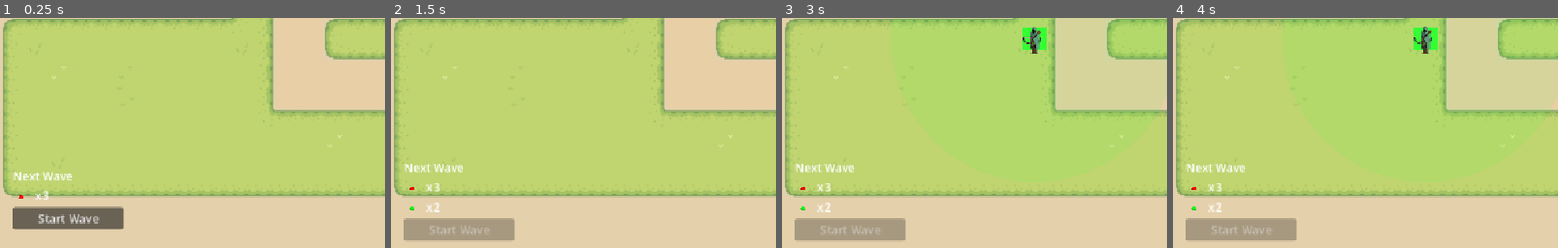
Above: before the commit, frames 1-4 (left to right).
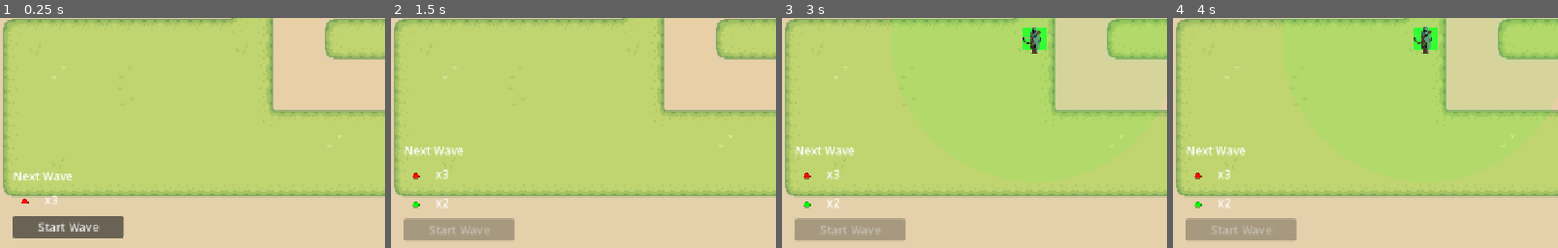
Above: after the commit, the same moments.

Repository: psvm203/rgb-defense
Game: Godot game, scene res://track/track.tscn
The game is run twice, just before and just after one commit, with the same random seed, the same clock (stepped at 60 frames per second) and the same inputs.
Inputs (mouse positions are % of the whole screen's width and height, from its top left):
- Up to frame 1 (0.25 s): no input
- Up to frame 2 (1.5 s): click "Start Wave" at 0.5 s; click "Cancel" at 1.25 s
- Up to frame 3 (3 s): move the mouse to (73, 45) at 2.02 s; tap R at 2.1 s; click (73, 45) at 2.17 s; move the mouse to (30, 55) at 2.77 s; tap G at 2.85 s; click (30, 55) at 2.92 s
- Up to frame 4 (4 s): move the mouse to (60, 28) at 3.52 s; tap B at 3.6 s; click (60, 28) at 3.67 s
The pictures show only the part of the screen within x 0-50%, y 50-100%; the shares and areas given below are measured in that part.

The runs differ from the first frame. In frame 1, 3.1% of the frame differs, in the area x 3-33%, y 75-96%; in frame 2, 1.1%; in frame 3, 1.1%; in frame 4, 1.1%.

Commit message:
fix(ui): increase wave preview slime icon size from 24 to 36

Diff:
--- a/ui/hud.gd
+++ b/ui/hud.gd
@@ -19,7 +19,7 @@
 		icon.texture = preload("res://mob/slime_icon.png")
 		icon.expand_mode = TextureRect.EXPAND_FIT_WIDTH_PROPORTIONAL
 		icon.stretch_mode = TextureRect.STRETCH_KEEP_ASPECT_CENTERED
-		icon.custom_minimum_size = Vector2(24, 24)
+		icon.custom_minimum_size = Vector2(36, 36)
 		var label := Label.new()
 		row.add_child(icon)
 		row.add_child(label)
